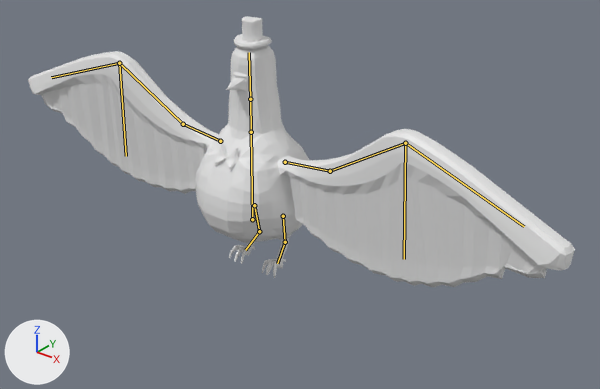
Renders of the Blender file 3D/WILSONNNN!!!!.blend from each side of a commit.
Both versions are drawn from a 50 mm lens placed at (4.14, -4.59, 2.55), pointed at (0.4, 0.08, -0.35). The lights are fixed; the arrows at lower left show +X, +Y and +Z. Both versions are drawn at frame 50 of the action 'ArmatureAction'; the numbers are the values there. The bones that bend it are drawn over the model as lines.
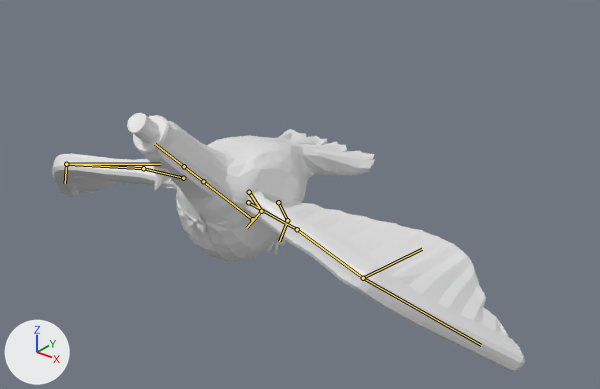
The change, as a list of edits to the scene's bpy script:
```text
Change bone_bone:
    where bone_bone = bpy.data.objects['Armature'].pose.bones['Bone']
    bone_bone.rotation_quaternion: (1.0, 0.0, 0.0, 0.0) -> (0.896, 0.383, 0.0, -0.009)  # degrees (0, 0, 0) -> degrees (46, 0, -1)
Change bone_1_l:
    where bone_1_l = bpy.data.objects['Armature'].pose.bones['1.L']  # child of 'Bone'
    bone_1_l.rotation_quaternion: (1.0, 0.0, 0.0, 0.0) -> (0.949, 0.109, 0.233, -0.152)  # degrees (0, 0, 0) -> degrees (9, 29, -16)
Change bone_2_l:
    where bone_2_l = bpy.data.objects['Armature'].pose.bones['2.L']  # child of '1.L'
    bone_2_l.rotation_quaternion: (1.0, 0.0, 0.0, 0.0) -> (0.986, -0.101, 0.038, 0.013)  # degrees (0, 0, 0) -> degrees (-12, 5, 1)
Change bone_3_l:
    where bone_3_l = bpy.data.objects['Armature'].pose.bones['3.L']  # child of '2.L'
    bone_3_l.rotation_quaternion: (1.0, 0.0, 0.0, 0.0) -> (0.972, 0.168, 0.113, -0.06)  # degrees (0, 0, 0) -> degrees (19, 14, -5)
Change bone_4_l:
    where bone_4_l = bpy.data.objects['Armature'].pose.bones['4.L']  # child of '2.L'
    bone_4_l.rotation_quaternion: (1.0, 0.0, 0.0, 0.0) -> (0.991, -0.035, -0.026, 0.064)  # degrees (0, 0, 0) -> degrees (-4, -3, 7)
Change bone_5_l:
    where bone_5_l = bpy.data.objects['Armature'].pose.bones['5.L']  # child of 'Bone'
    bone_5_l.rotation_quaternion: (1.0, 0.0, 0.0, 0.0) -> (0.975, 0.02, 0.015, -0.207)  # degrees (0, 0, 0) -> degrees (2, 2, -24)
Change bone_6_l:
    where bone_6_l = bpy.data.objects['Armature'].pose.bones['6.L']  # child of '5.L'
    bone_6_l.rotation_quaternion: (1.0, 0.0, 0.0, 0.0) -> (0.962, 0.01, -0.038, -0.213)  # degrees (0, 0, 0) -> degrees (2, -4, -25)
Change bone_1_r:
    where bone_1_r = bpy.data.objects['Armature'].pose.bones['1.R']  # child of 'Bone'
    bone_1_r.rotation_quaternion: (1.0, 0.0, 0.0, 0.0) -> (0.979, 0.053, -0.031, 0.053)  # degrees (0, 0, 0) -> degrees (6, -4, 6)
Change bone_2_r:
    where bone_2_r = bpy.data.objects['Armature'].pose.bones['2.R']  # child of '1.R'
    bone_2_r.rotation_quaternion: (1.0, 0.0, 0.0, 0.0) -> (0.982, 0.064, 0.002, 0.157)  # degrees (0, 0, 0) -> degrees (7, -1, 18)
Change bone_3_r:
    where bone_3_r = bpy.data.objects['Armature'].pose.bones['3.R']  # child of '2.R'
    bone_3_r.rotation_quaternion: (1.0, 0.0, 0.0, 0.0) -> (0.998, -0.008, -0.021, 0.015)  # degrees (0, 0, 0) -> degrees (-1, -2, 2)
Change bone_4_r:
    where bone_4_r = bpy.data.objects['Armature'].pose.bones['4.R']  # child of '2.R'
    bone_4_r.rotation_quaternion: (1.0, 0.0, 0.0, 0.0) -> (0.983, -0.153, 0.036, 0.01)  # degrees (0, 0, 0) -> degrees (-18, 4, 0)
Change bone_5_r:
    where bone_5_r = bpy.data.objects['Armature'].pose.bones['5.R']  # child of 'Bone'
    bone_5_r.rotation_quaternion: (1.0, 0.0, 0.0, 0.0) -> (0.976, 0.019, -0.008, 0.207)  # degrees (0, 0, 0) -> degrees (2, -1, 24)
Change bone_6_r:
    where bone_6_r = bpy.data.objects['Armature'].pose.bones['6.R']  # child of '5.R'
    bone_6_r.rotation_quaternion: (1.0, 0.0, 0.0, 0.0) -> (0.954, 0.017, 0.046, 0.217)  # degrees (0, 0, 0) -> degrees (3, 5, 26)
```

Changed parts and their boxes (x1, y1, x2, y2) in the pictures (600 x 389 px):
'Cube', posed (14% narrower): before (28, 16, 575, 287); after (52, 113, 525, 372)
bone 'Bone', root to tip: before (252, 219) to (251, 132); after (252, 219) to (203, 181)
bone '1.L', root to tip: before (285, 162) to (330, 171); after (248, 202) to (297, 229)
bone '2.L', root to tip: before (330, 171) to (405, 143); after (297, 229) to (363, 278)
bone '3.L', root to tip: before (405, 143) to (524, 226); after (363, 278) to (481, 345)
bone '4.L', root to tip: before (405, 143) to (404, 259); after (363, 278) to (422, 249)
bone '5.L', root to tip: before (283, 216) to (285, 242); after (278, 202) to (287, 220)
bone '6.L', root to tip: before (285, 242) to (277, 263); after (287, 220) to (279, 241)
bone '1.R', root to tip: before (220, 141) to (183, 124); after (183, 178) to (143, 168)
bone '2.R', root to tip: before (183, 124) to (119, 63); after (143, 168) to (66, 164)
bone '3.R', root to tip: before (119, 63) to (51, 77); after (66, 164) to (65, 183)
bone '4.R', root to tip: before (119, 63) to (126, 156); after (66, 164) to (160, 164)
bone '5.R', root to tip: before (254, 205) to (259, 231); after (249, 192) to (261, 211)
bone '6.R', root to tip: before (259, 231) to (245, 250); after (261, 211) to (246, 228)
